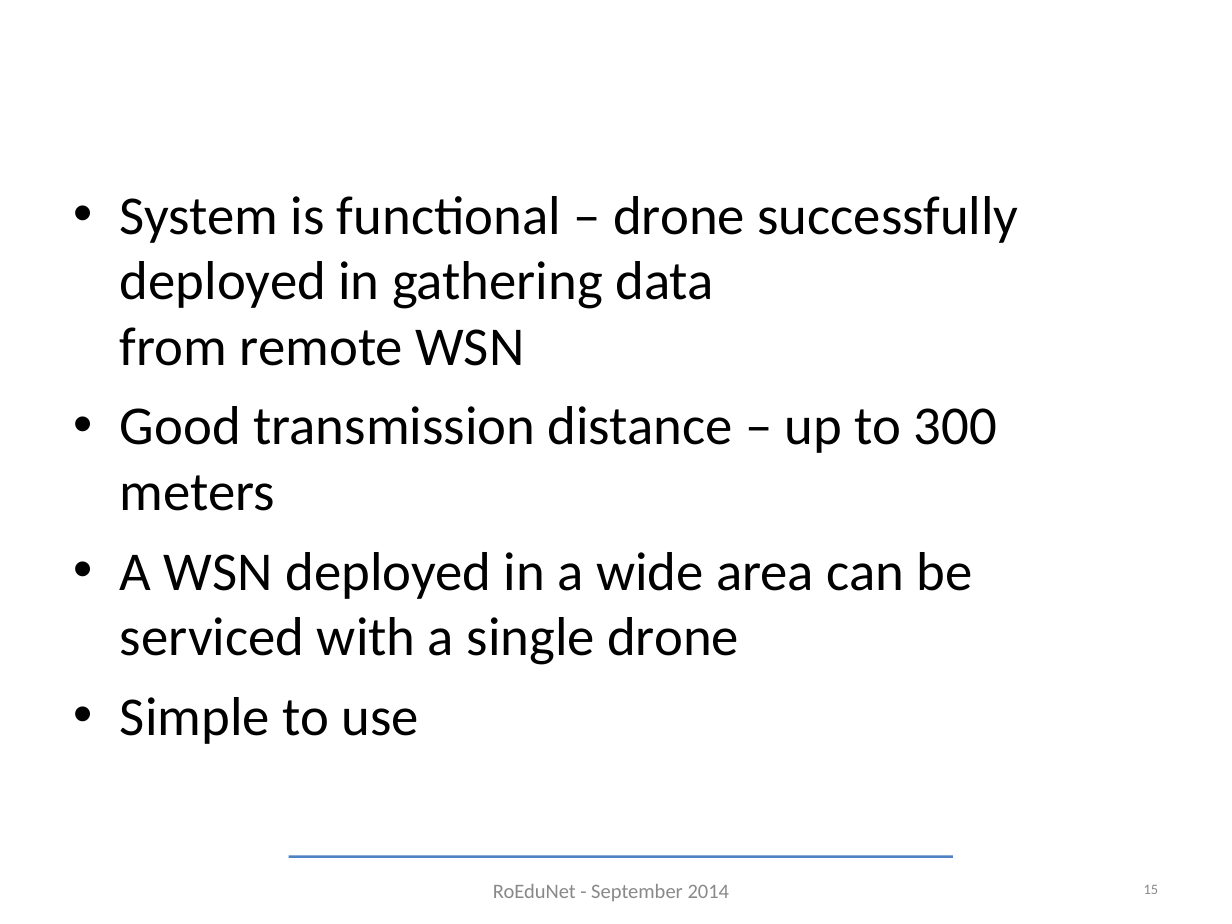
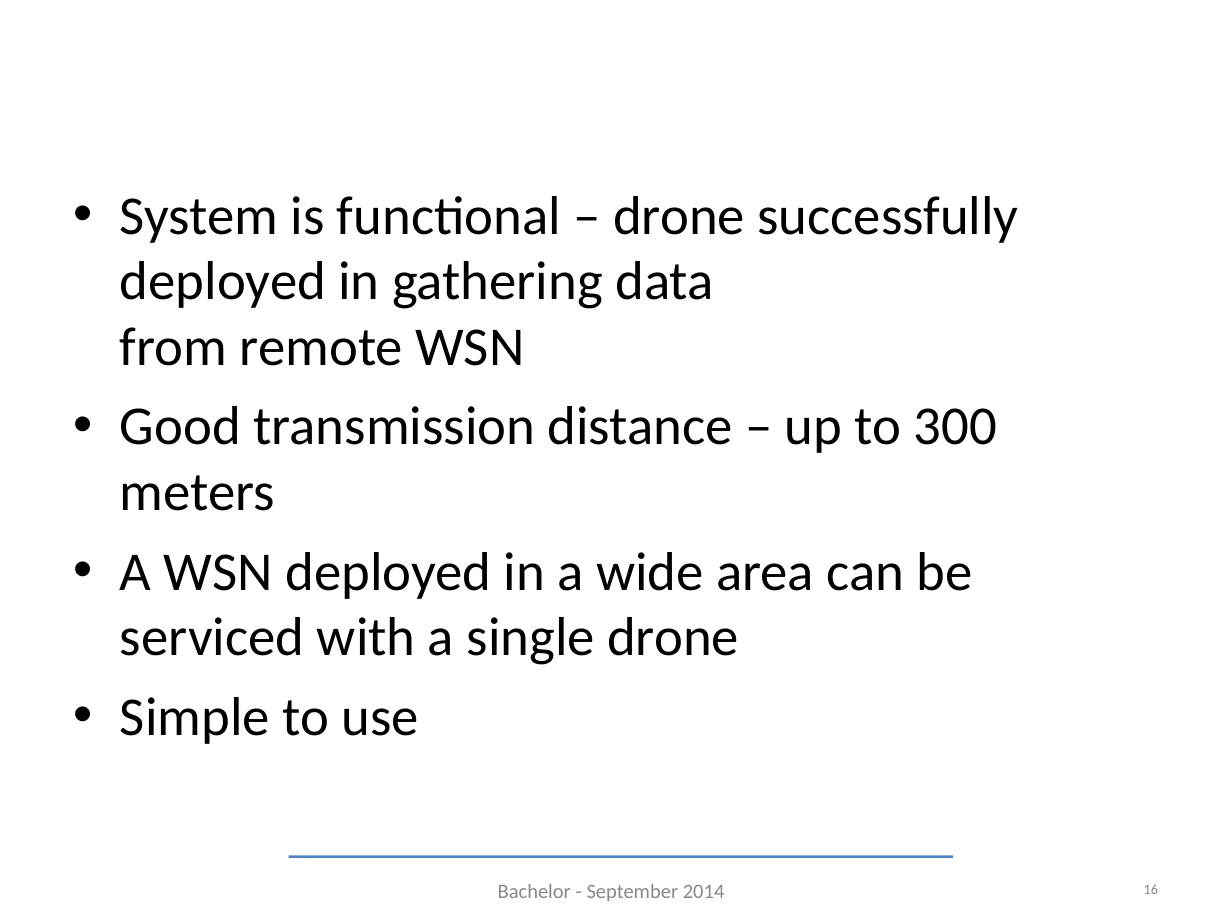
Before and after one commit to TudorVisan/Diploma, a slide deck: slide 16 of ioan.deaconu/prez/bachelor-september.ppt (slide 15 before the commit). Drawn at 1232x924 pixels with LibreOffice and Linux fonts; fonts in the diff are those of the drawing; background and template pictures are left out. Boxes give left, top, right and bottom in pixels: in the first picture for what was removed or moved away, otherwise in the second. Text is boxed around its words. In the diff, an @@ line names an element or a change of style, - is before the commit and + after.

```diff
--- a/ioan.deaconu/prez/bachelor-september.ppt
+++ b/ioan.deaconu/prez/bachelor-september.ppt
@@ text at (498,884,725,901): text changed @@
-RoEduNet - September 2014
+Bachelor - September 2014
@@ page number at (1144,884,1159,894): text changed @@
-15
+16
```
Also in this commit, not shown: 15 other slides changed, 1 slide added, 1 other file.
